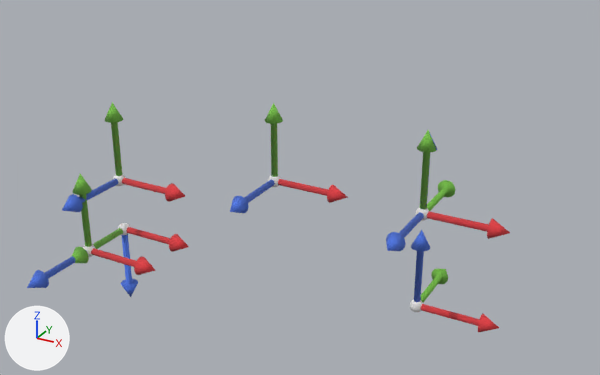
A saved change to the Blender file Blender/Helpers/Viewpoint.blend.
Both versions are drawn from a 50 mm lens placed at (0.363, -1.02, 0.66), pointed at (-0.233, 0.062, 0.119). Lighting does not change. The marker at lower left points along +X, +Y and +Z.

Before the edit, the objects in view are built like this:
```python
ob_ax_x_005 = bpy.data.objects.new('AX_X.005', me_ax_x_023)
ob_ax_x_005.parent = ob_viewpoint_joint_4
ob_ax_x_005.location = (0.0, 0.0, 0.385)
ob_ax_x_006 = bpy.data.objects.new('AX_X.006', me_ax_x_024)
ob_ax_x_006.parent = ob_viewpoint_joint_5
ob_ax_x_006.location = (0.0, 0.0, 0.385)
ob_ax_y_002 = bpy.data.objects.new('AX_Y.002', me_ax_y_020)
ob_ax_y_002.parent = ob_viewpoint_joint_1
ob_ax_y_002.location = (0.0, 0.0, 0.385)
ob_ax_y_004 = bpy.data.objects.new('AX_Y.004', me_ax_y_022)
ob_ax_y_004.parent = ob_viewpoint_joint_3
ob_ax_y_004.location = (0.0, 0.0, 0.385)
ob_ax_y_005 = bpy.data.objects.new('AX_Y.005', me_ax_y_023)
ob_ax_y_005.parent = ob_viewpoint_joint_4
ob_ax_y_005.location = (0.0, 0.0, 0.385)
ob_ax_y_006 = bpy.data.objects.new('AX_Y.006', me_ax_y_024)
ob_ax_y_006.parent = ob_viewpoint_joint_5
ob_ax_y_006.location = (0.0, 0.0, 0.385)
ob_ax_z_004 = bpy.data.objects.new('AX_Z.004', me_ax_z_022)
ob_ax_z_004.parent = ob_viewpoint_joint_3
ob_ax_z_004.location = (0.0, 0.0, 0.385)
ob_ax_z_005 = bpy.data.objects.new('AX_Z.005', me_ax_z_023)
ob_ax_z_005.parent = ob_viewpoint_joint_4
ob_ax_z_005.location = (0.0, 0.0, 0.385)
ob_ax_z_006 = bpy.data.objects.new('AX_Z.006', me_ax_z_024)
ob_ax_z_006.parent = ob_viewpoint_joint_5
ob_ax_z_006.location = (0.0, 0.0, 0.385)
ob_viewpoint_joint_4 = bpy.data.objects.new('Viewpoint_Joint_4', me_viewpoint_023)
ob_viewpoint_joint_4.location = (-0.457, -0.112, 0.067)
ob_viewpoint_joint_4.rotation_mode = 'ZYX'
ob_viewpoint_joint_4.rotation_euler = (-3.142, 0.0, 0.0)  # degrees (-180, 0, 0)
ob_viewpoint_joint_5 = bpy.data.objects.new('Viewpoint_Joint_5', me_viewpoint_024)
ob_viewpoint_joint_5.location = (-0.457, -0.194, 0.067)
ob_viewpoint_joint_5.rotation_mode = 'ZYX'
ob_viewpoint_joint_5.rotation_euler = (1.571, 0.0, 0.0)  # degrees (90, 0, 0)
# also in view: 'AX_X.003' at (-0.18, 0.0, 0.152); 'AX_Z' at (0.0, 0.0, 0.063); 'AX_Y.003' at (-0.243, 0.0, 0.215); 'AX_X.001' at (0.063, 0.0, 0.152); 'AX_X' at (0.063, 0.0, 0.0)
```
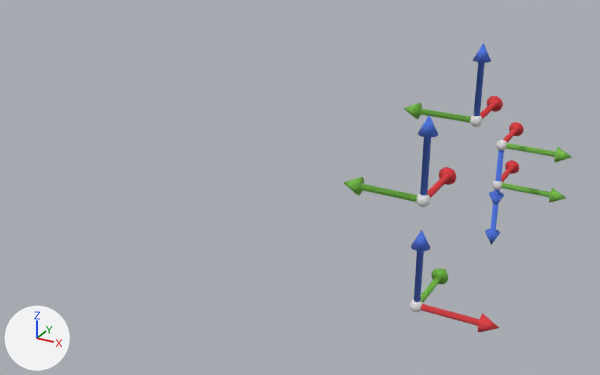
Edits to the bpy script that builds the scene:
```text
Add me_ax_y_018:
    me_ax_y_018 = me_ax_y_022.copy(); me_ax_y_018.name = 'AX_Y.018'  # the mesh of ob_ax_y_004
Add me_ax_z_017:
    me_ax_z_017 = me_ax_z_022.copy(); me_ax_z_017.name = 'AX_Z.017'  # the mesh of ob_ax_z_004
Change ob_ax_z_001:
    ob_ax_z_001: bpy.data.objects.new('AX_Z.001', me_ax_z_019) -> bpy.data.objects.new('AX_Z.001', me_ax_z_017)
Change ob_viewpoint_joint_0:
    ob_viewpoint_joint_0.location: (0.0, 0.0, 0.152) -> (0.0, 0.0, 0.173)
    ob_viewpoint_joint_0.rotation_euler: (0.0, 0.0, 0.0) -> (0.0, 0.0, 1.571)  # degrees (0, 0, 0) -> degrees (0, 0, 90)
Change ob_ax_y_002:
    ob_ax_y_002: bpy.data.objects.new('AX_Y.002', me_ax_y_020) -> bpy.data.objects.new('AX_Y.002', me_ax_y_018)
Change ob_viewpoint_joint_1:
    ob_viewpoint_joint_1.location: (0.0, 0.0, 0.152) -> (0.0, 0.225, 0.223)
    ob_viewpoint_joint_1.rotation_euler: (1.571, 0.0, 0.0) -> (0.0, 0.0, 1.571)  # degrees (90, 0, 0) -> degrees (0, 0, 90)
Change ob_viewpoint_joint_2:
    ob_viewpoint_joint_2.location: (-0.244, 0.0, 0.152) -> (0.0, 0.4, 0.123)
    ob_viewpoint_joint_2.rotation_euler: (1.571, 0.0, 0.0) -> (3.142, 0.0, -1.571)  # degrees (90, 0, 0) -> degrees (180, 0, -90)
Change ob_viewpoint_joint_3:
    ob_viewpoint_joint_3.location: (-0.457, -0.112, 0.152) -> (0.0, 0.4, 0.044)
    ob_viewpoint_joint_3.rotation_euler: (1.571, 0.0, 0.0) -> (3.142, 0.0, -1.571)  # degrees (90, 0, 0) -> degrees (180, 0, -90)
Remove ob_ax_x_005:
    ob_ax_x_005 = bpy.data.objects.new('AX_X.005', me_ax_x_023)
Remove ob_ax_y_005:
    ob_ax_y_005 = bpy.data.objects.new('AX_Y.005', me_ax_y_023)
Remove ob_ax_z_005:
    ob_ax_z_005 = bpy.data.objects.new('AX_Z.005', me_ax_z_023)
Remove ob_viewpoint_joint_4:
    ob_viewpoint_joint_4 = bpy.data.objects.new('Viewpoint_Joint_4', me_viewpoint_023)
Remove ob_ax_x_006:
    ob_ax_x_006 = bpy.data.objects.new('AX_X.006', me_ax_x_024)
Remove ob_ax_y_006:
    ob_ax_y_006 = bpy.data.objects.new('AX_Y.006', me_ax_y_024)
Remove ob_ax_z_006:
    ob_ax_z_006 = bpy.data.objects.new('AX_Z.006', me_ax_z_024)
Remove ob_viewpoint_joint_5:
    ob_viewpoint_joint_5 = bpy.data.objects.new('Viewpoint_Joint_5', me_viewpoint_024)
```

Changed parts and their boxes (x1, y1, x2, y2) in the pictures (600 x 375 px):
'AX_Y.002', reshaped, moved, turned: before (417, 130, 437, 209); after (403, 103, 471, 123)
'AX_Z.002', moved, turned: before (386, 212, 424, 251); after (473, 43, 491, 116)
'AX_Y.003', moved, turned: before (265, 103, 283, 177); after (506, 143, 573, 162)
'AX_Y.004', moved, turned: before (104, 102, 123, 176); after (501, 183, 566, 203)
'AX_X.001', moved, turned: before (427, 212, 510, 234); after (427, 167, 456, 198)
'AX_Y.001', moved, turned: before (427, 180, 455, 211); after (343, 177, 418, 202)
'AX_Z.003', moved, turned: before (230, 180, 275, 213); after (489, 150, 504, 204)
'AX_Z.004', moved, turned: before (62, 179, 118, 212); after (485, 191, 500, 245)
'AX_X.003', moved, turned: before (278, 179, 348, 203); after (503, 122, 524, 143)
'AX_X.004', moved, turned: before (122, 178, 185, 202); after (501, 160, 519, 182)
'AX_Z.001', reshaped, moved, turned: before (421, 132, 437, 206); after (418, 115, 438, 196)
'AX_X.006', deleted (red): before (91, 248, 155, 275)
'AX_Y.006', deleted (green): before (72, 174, 92, 247)
'AX_X.005', deleted (red): before (126, 227, 189, 252)
'AX_Z.006', deleted (blue): before (27, 251, 88, 288)
'AX_Z.005', deleted (blue): before (121, 234, 138, 297)
'AX_Y.005', deleted (green): before (71, 228, 123, 263)
'AX_X.002', moved, turned: before (429, 211, 509, 239); after (480, 96, 503, 119)
'Viewpoint_Joint_0', moved, turned: before (417, 207, 429, 221); after (416, 194, 431, 207)
'Viewpoint_Joint_2', moved, turned: before (268, 176, 281, 187); after (496, 140, 507, 150)
'Viewpoint_Joint_1', moved, turned: before (416, 209, 428, 221); after (470, 115, 483, 127)
'Viewpoint_Joint_3', moved, turned: before (113, 174, 126, 186); after (492, 180, 503, 190)
'Viewpoint_Joint_4', deleted: before (118, 223, 130, 235)
'Viewpoint_Joint_5', deleted: before (83, 245, 96, 257)
